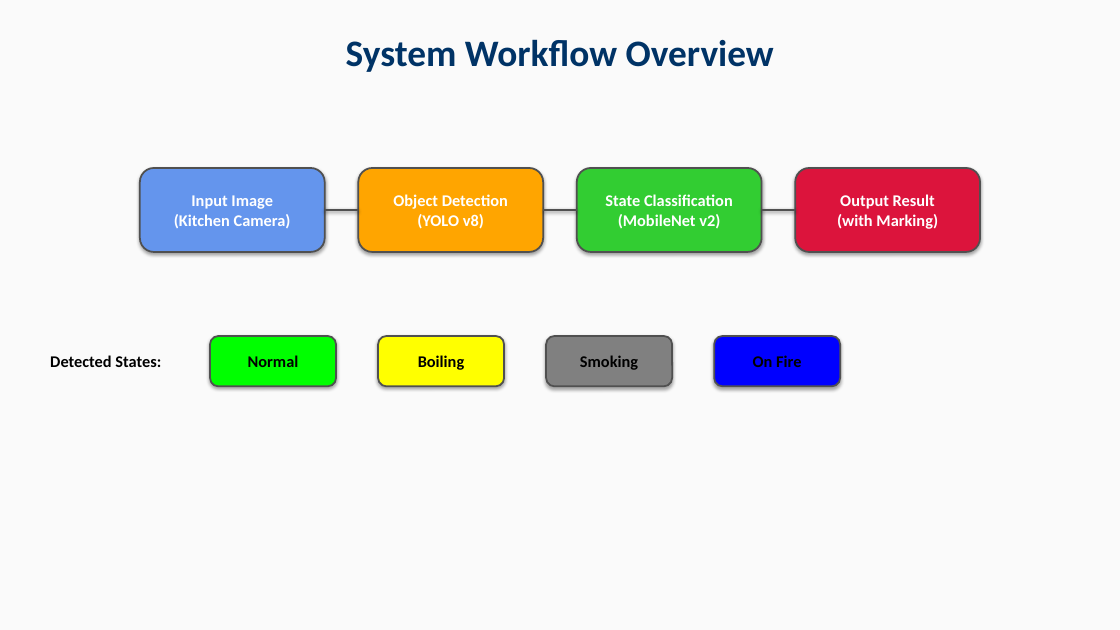
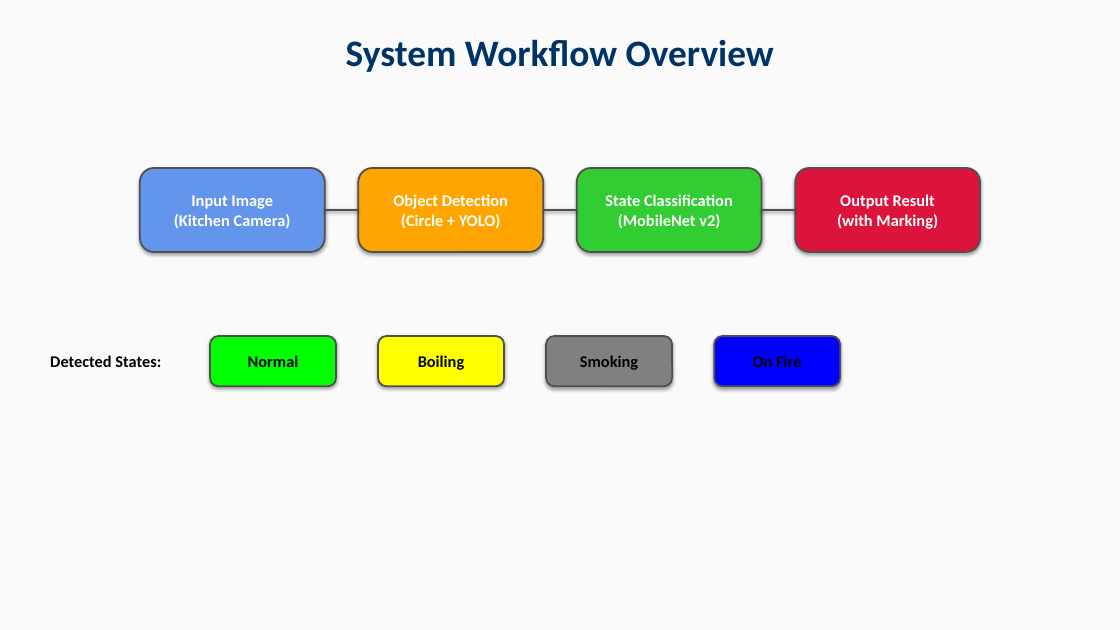
Before and after one commit to davychxn/KITCHEN-ASSIST, a slide deck: slide 2 of Kitchen_Assist_Workflow.pptx. Drawn at 1120x630 pixels with LibreOffice and Linux fonts; fonts in the diff are those of the drawing. Boxes give left, top, right and bottom in pixels: in the first picture for what was removed or moved away, otherwise in the second. Text is boxed around its words. In the diff, an @@ line names an element or a change of style, - is before the commit and + after.

```diff
--- a/Kitchen_Assist_Workflow.pptx
+++ b/Kitchen_Assist_Workflow.pptx
@@ text in rounded rectangle at box(401, 214, 500, 228): text changed @@
-(YOLO v8)
+(Circle + YOLO)
```
Also in this commit, not shown: 2 other slides changed, 13 other files.
